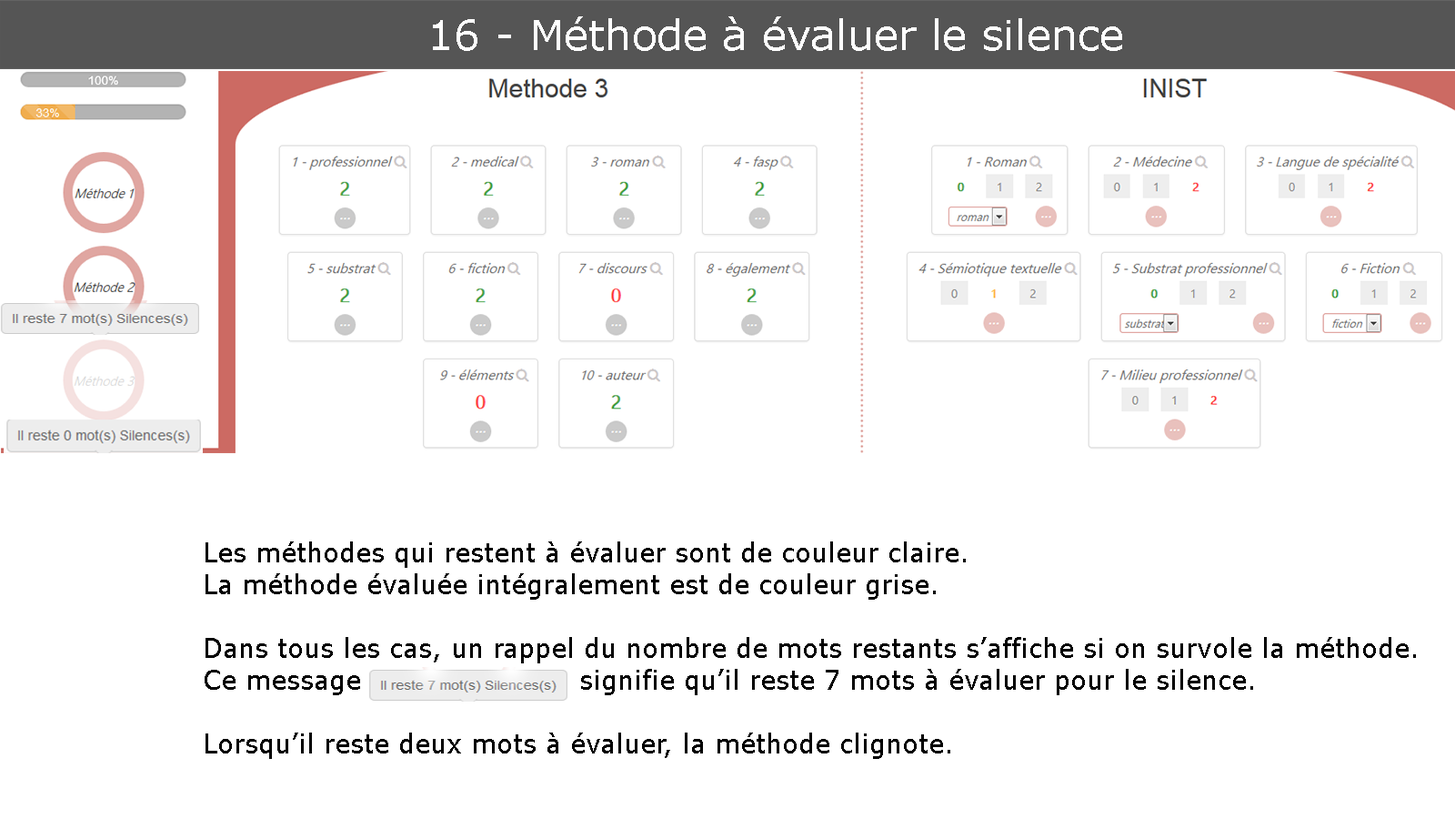
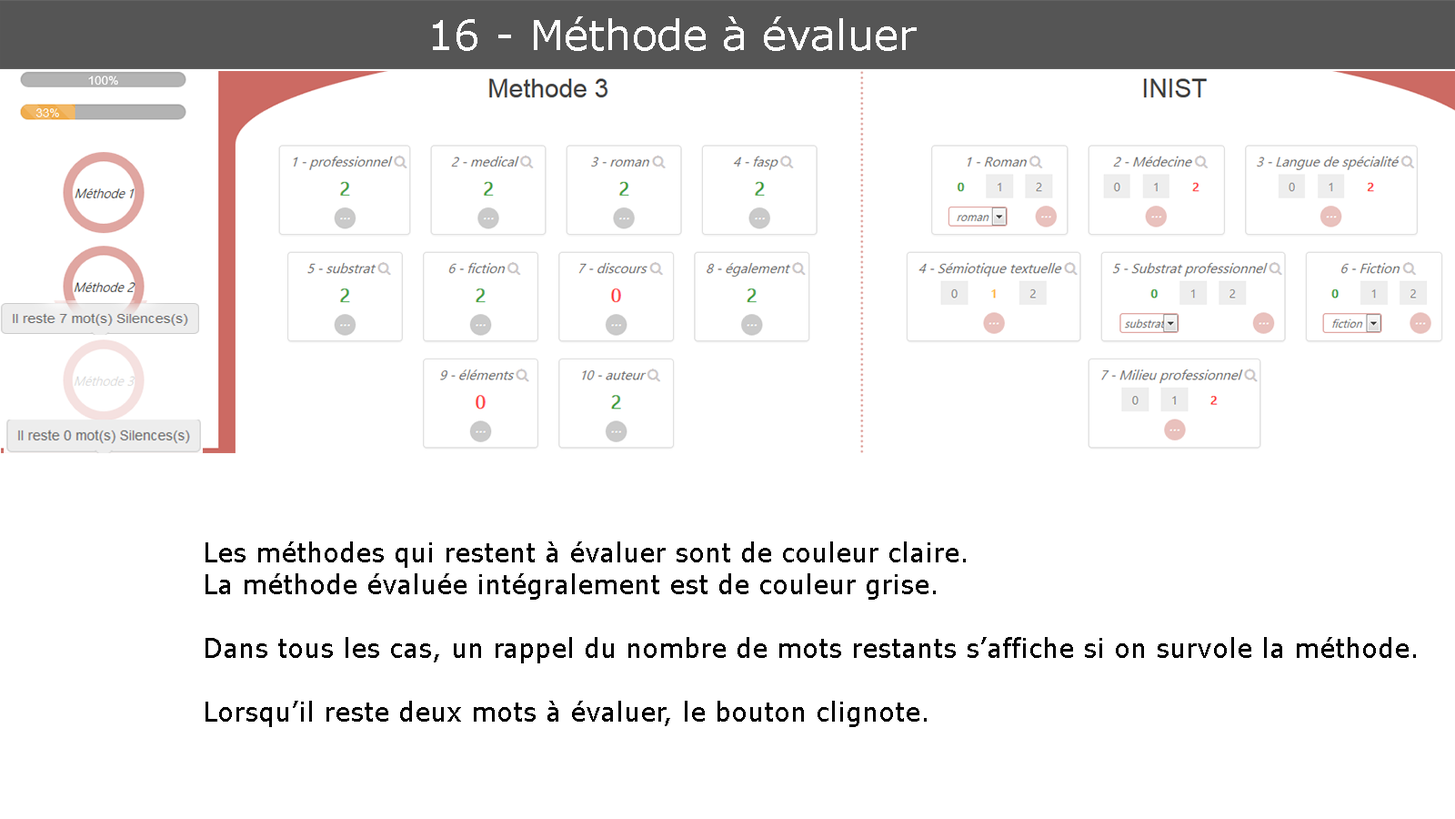
Comparing the layer stacks of the two 1455x819 images. Changes:
renamed "16 - Méthode à évaluer le silence" to "16 - Méthode à évaluer", painted on it over left=935, top=18, right=1123, bottom=51
painted on "Les méthodes qui restent à évaluer sont de couleur claire. La m" over left=204, top=668, right=1254, bottom=759
hid "infobullResteEvalSilence copie" over left=368, top=666, right=568, bottom=702
